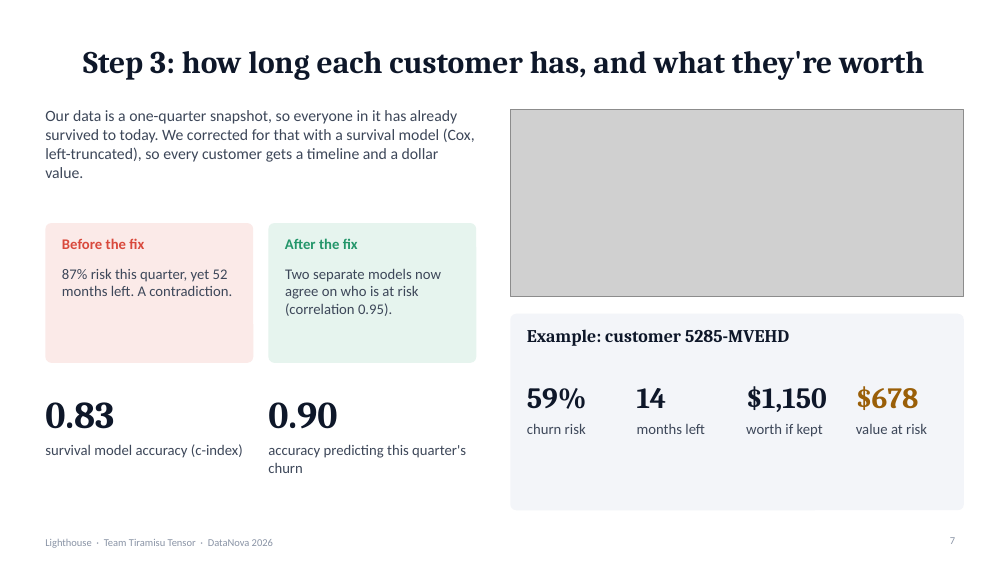
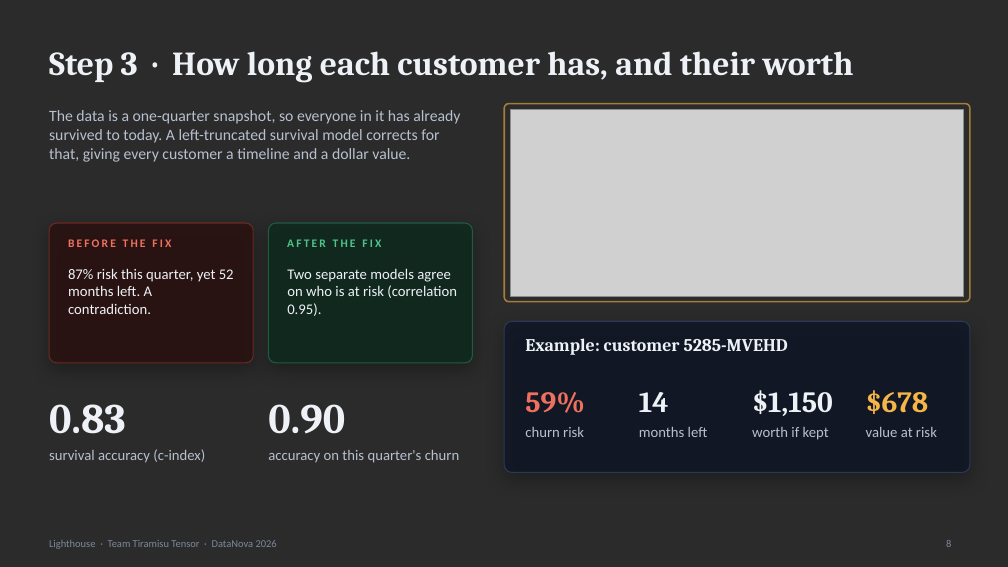
Before and after one commit to ac265640/LightHouse, a slide deck: slide 8 of frontend/public/deck/Lighthouse-Team-Tiramisu-Tensor.pptx (slide 7 before the commit). Drawn at 1008x567 pixels with LibreOffice and Linux fonts; fonts in the diff are those of the drawing; grey boxes stand for pictures; background and template pictures are left out; a plain dark background stands for a picture behind light text. Boxes give left, top, right and bottom in pixels: in the first picture for what was removed or moved away, otherwise in the second. Text is boxed around its words. In the diff, an @@ line names an element or a change of style, - is before the commit and + after.

Commit message:
docs: redesign the pitch deck with a night-sea lighthouse theme
Each slide sits on its own rendered night scene, with the lighthouse beam
aimed at that slide's content. Slow fades between slides make the beam
appear to sweep. Text, charts and tables stay native and editable.

```diff
--- a/frontend/public/deck/Lighthouse-Team-Tiramisu-Tensor.pptx
+++ b/frontend/public/deck/Lighthouse-Team-Tiramisu-Tensor.pptx
@@ background #FFFFFF to picture (left out) @@
@@ title at <box>49,51,854,83</box>: text changed; size 30 to 32 pt; text colour #0E1729 to #EEF1F6 @@
-Step 3: how long each customer has, and what they're worth
+Step 3 · How long each customer has, and their worth
@@ text at <box>49,110,460,162</box>: text changed; text colour #3D4759 to #B7C0CF @@
-Our data is a one-quarter snapshot, so everyone in it has already survived to today. We corrected for that with a survival model (Cox, left-truncated), so every customer gets a timeline and a dollar value.
+The data is a one-quarter snapshot, so everyone in it has already survived to today. A left-truncated survival model corrects for that, giving every customer a timeline and a dollar value.
@@ rounded rectangle added at <box>504,104,970,302</box>, outline #F5B547 1.5 pt @@
@@ rounded rectangle: place and size @@
-rounded rectangle at <box>45,223,253,363</box>
+rounded rectangle at <box>49,223,253,363</box>
@@ rounded rectangle at <box>49,223,253,363</box>: fill #FBEAE8 to #2A1210 at 85% opacity; outline none to #6B2A24 1 pt; shadow on; proportions changed @@
@@ text at <box>68,239,171,247</box>: text changed; size 14 to 11 pt; text colour #D9493C to #F0705F @@
-Before the fix
+BEFORE THE FIX
@@ rounded rectangle at <box>268,223,473,363</box>: fill #E6F4EE to #0F2A1F at 85% opacity; outline none to #1F5C43 1 pt; shadow on; proportions changed @@
@@ text at <box>287,239,381,247</box>: text changed; size 14 to 11 pt; text colour #23966A to #4FC48A @@
-After the fix
+AFTER THE FIX
@@ text "87% risk this quarter, yet ..." at <box>68,268,234,314</box>: text colour #3D4759 to #EEF1F6 @@
@@ text at <box>287,268,457,316</box>: text changed; text colour #3D4759 to #EEF1F6 @@
-Two separate models now agree on who is at risk (correlation 0.95).
+Two separate models agree on who is at risk (correlation 0.95).
@@ rounded rectangle: place and size @@
-rounded rectangle at <box>510,314,964,510</box>
+rounded rectangle at <box>504,321,970,473</box>
@@ rounded rectangle at <box>504,321,970,473</box>: fill #F3F5F9 to #0E1626 at 78% opacity; outline none to #2C3956 1 pt; shadow on; proportions changed @@
@@ text "Example: customer 5285-MVEHD": place and size @@
-text "Example: customer 5285-MVEHD" at <box>527,329,789,346</box>
+text "Example: customer 5285-MVEHD" at <box>525,338,788,355</box>
@@ text "0.83" at <box>49,404,126,434</box>: size 36 to 40 pt, text colour #0E1729 to #EEF1F6 @@
@@ text "0.90" at <box>268,404,345,434</box>: size 36 to 40 pt, text colour #0E1729 to #EEF1F6 @@
@@ text "59%" at <box>525,392,585,413</box>: text colour #0E1729 to #F0705F @@
@@ text colour #0E1729 to #EEF1F6 in 3 elements at <box>525,338,788,355</box>, <box>639,392,669,412</box>, <box>752,390,833,416</box> @@
@@ text "$678": place and size @@
-text "$678" at <box>856,386,919,410</box>
+text "$678" at <box>866,390,929,414</box>
@@ text "$678" at <box>866,390,929,414</box>: text colour #9A5F08 to #F5B547 @@
@@ text at <box>49,449,205,463</box>: text changed; text colour #3D4759 to #B7C0CF @@
-survival model accuracy (c-index)
+survival accuracy (c-index)
@@ text colour #3D4759 to #B7C0CF in 4 elements at <box>525,427,584,437</box>, <box>639,427,708,437</box>, <box>752,427,829,440</box>, <box>866,427,937,437</box> @@
@@ text "value at risk": place and size @@
-text "value at risk" at <box>856,424,927,434</box>
+text "value at risk" at <box>866,427,937,437</box>
@@ text at <box>268,450,460,463</box>: text changed; text colour #3D4759 to #B7C0CF @@
-accuracy predicting this quarter's churn
+accuracy on this quarter's churn
@@ text "Lighthouse · Team Tiramisu Tensor ..." at <box>49,540,277,549</box>: text colour #8A94A6 to #7D889C @@
@@ page number removed at <box>950,537,955,544</box> @@
-7
@@ page number added at <box>946,540,951,547</box>, 10 pt, text #7D889C @@
+8
```
Also in this commit, not shown: 14 other slides changed, 1 slide added, 4 other files.
